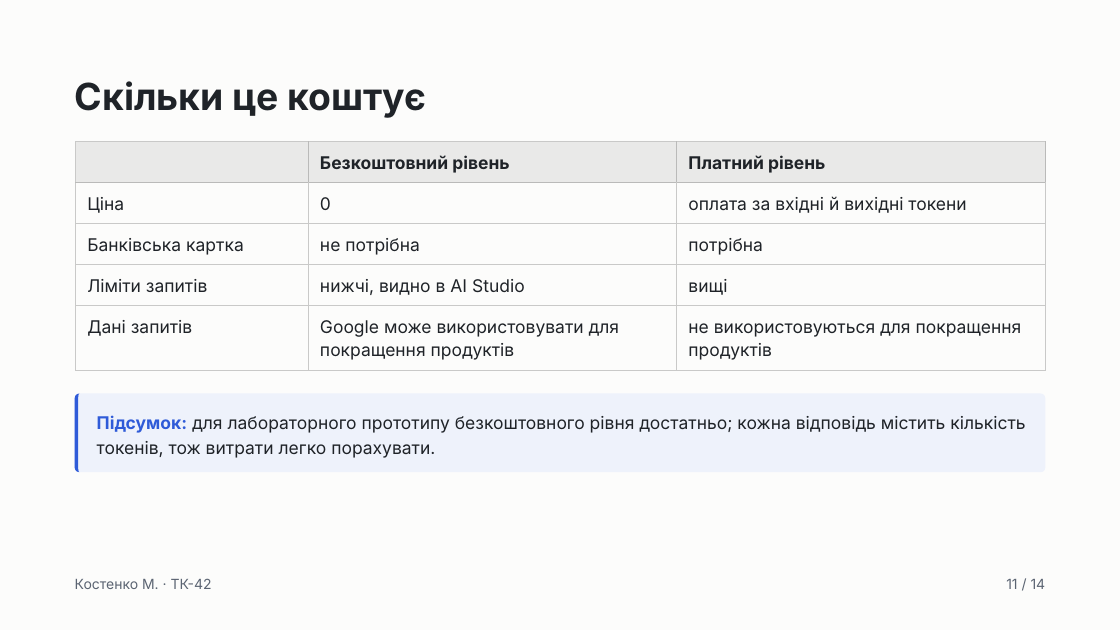
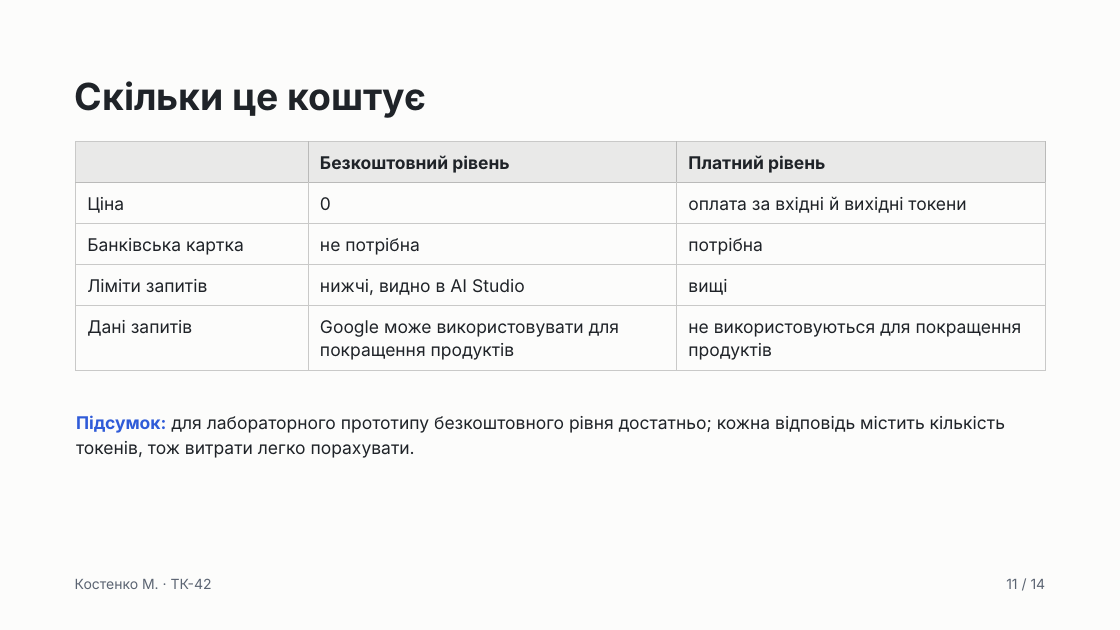
Before and after one commit to w1sed1/tracker-api, a slide deck: slide 11 of Habit Tracker + Gemini AI — Лаб. 2 «Хмарні обчислення».pptx. Drawn at 1120x630 pixels with LibreOffice and Linux fonts; fonts in the diff are those of the drawing. Boxes give left, top, right and bottom in pixels: in the first picture for what was removed or moved away, otherwise in the second. Text is boxed around its words. In the diff, an @@ line names an element or a change of style, - is before the commit and + after.

```diff
--- a/Habit Tracker + Gemini AI — Лаб. 2 «Хмарні обчислення».pptx
+++ b/Habit Tracker + Gemini AI — Лаб. 2 «Хмарні обчислення».pptx
@@ text "Підсумок: для лабораторного прототипу безкоштовного ...": place and size @@
-text "Підсумок: для лабораторного прототипу безкоштовного ..." at (75, 393, 1046, 472)
+text "Підсумок: для лабораторного прототипу безкоштовного ..." at (76, 415, 1005, 458)
@@ text "Підсумок: для лабораторного прототипу безкоштовного ..." at (76, 415, 1005, 458): fill #EEF2FB to none @@
@@ freeform shape removed at (75, 393, 1046, 472) @@
```
Also in this commit, not shown: 10 other slides changed, 4 other files.
